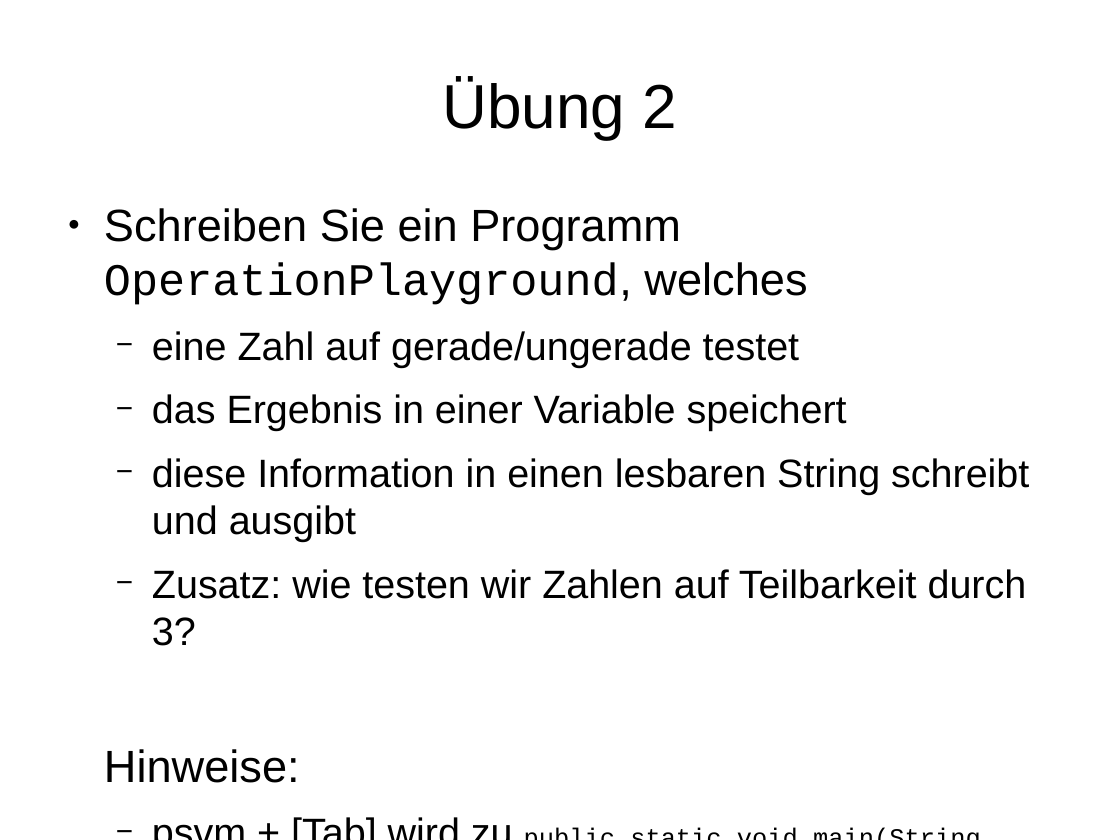
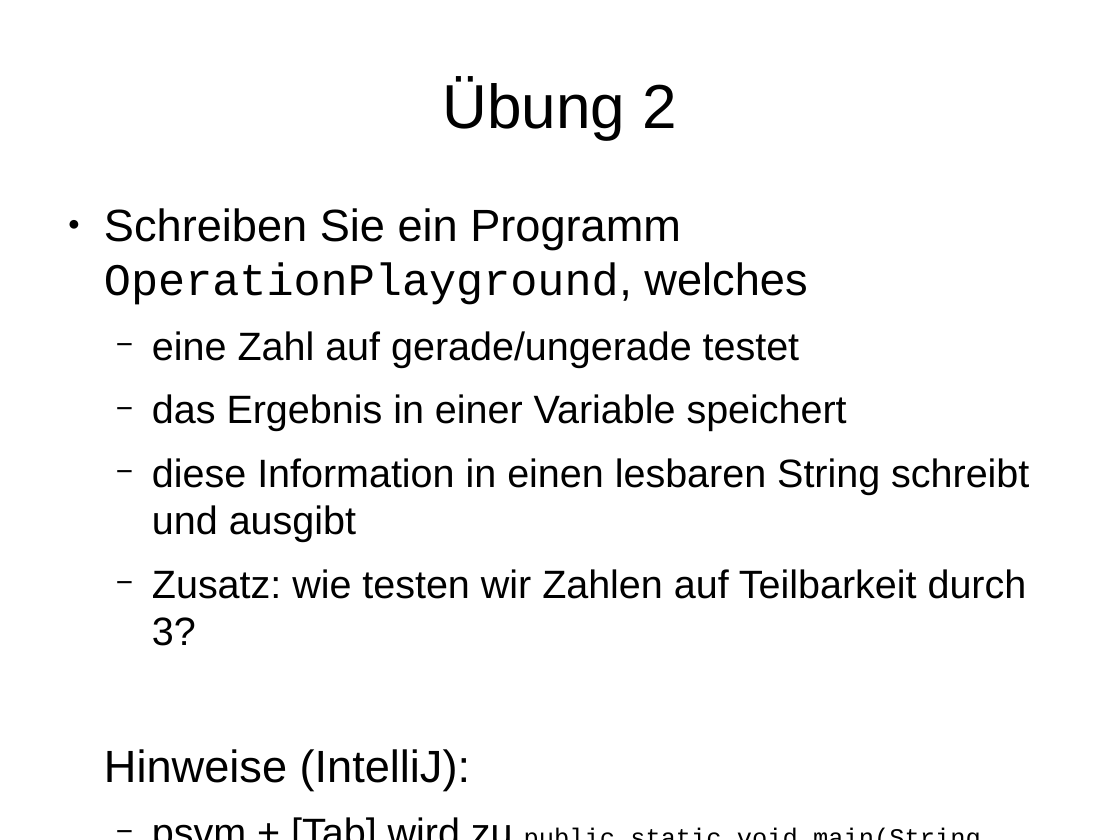
Before and after one commit to mn-io/hello-java, a slide deck: slide 38 of Folien.odp. Drawn at 1120x840 pixels with LibreOffice and Linux fonts; fonts in the diff are those of the drawing. Boxes give left, top, right and bottom in pixels: in the first picture for what was removed or moved away, otherwise in the second. Text is boxed around its words. In the diff, an @@ line names an element or a change of style, - is before the commit and + after.

```diff
--- a/Folien.odp
+++ b/Folien.odp
@@ text at bbox=[104, 749, 470, 790]: text changed @@
-Hinweise:
+Hinweise (IntelliJ):
```
Also in this commit, not shown: 7 other slides changed, 1 other file.
